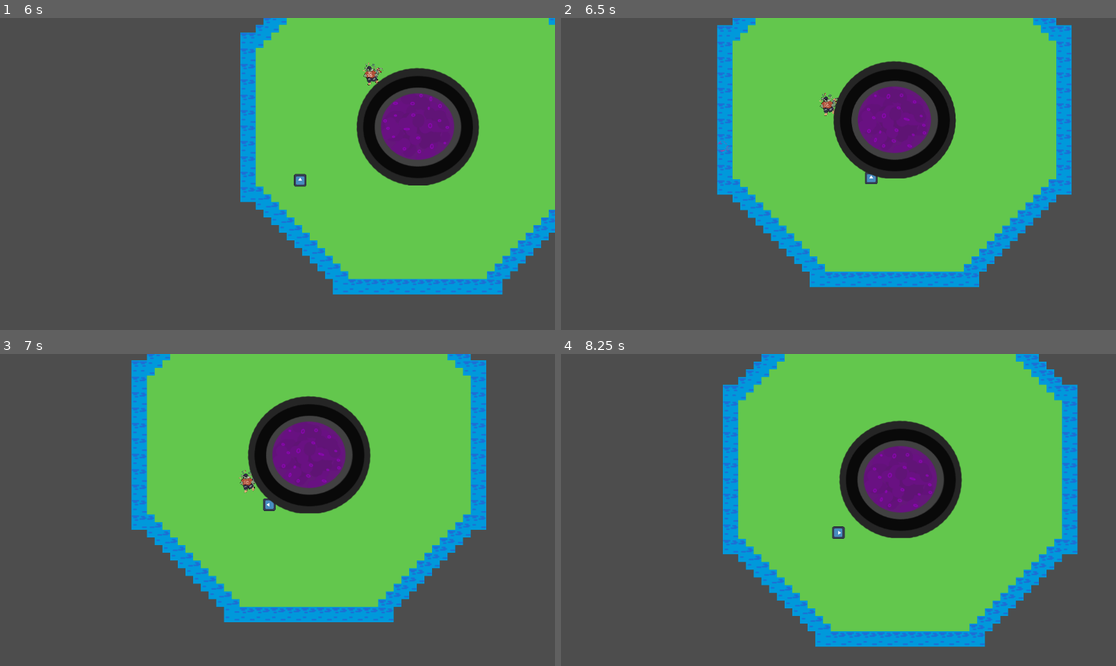
Above: before the commit, frames 1-4 (two rows, left to right).
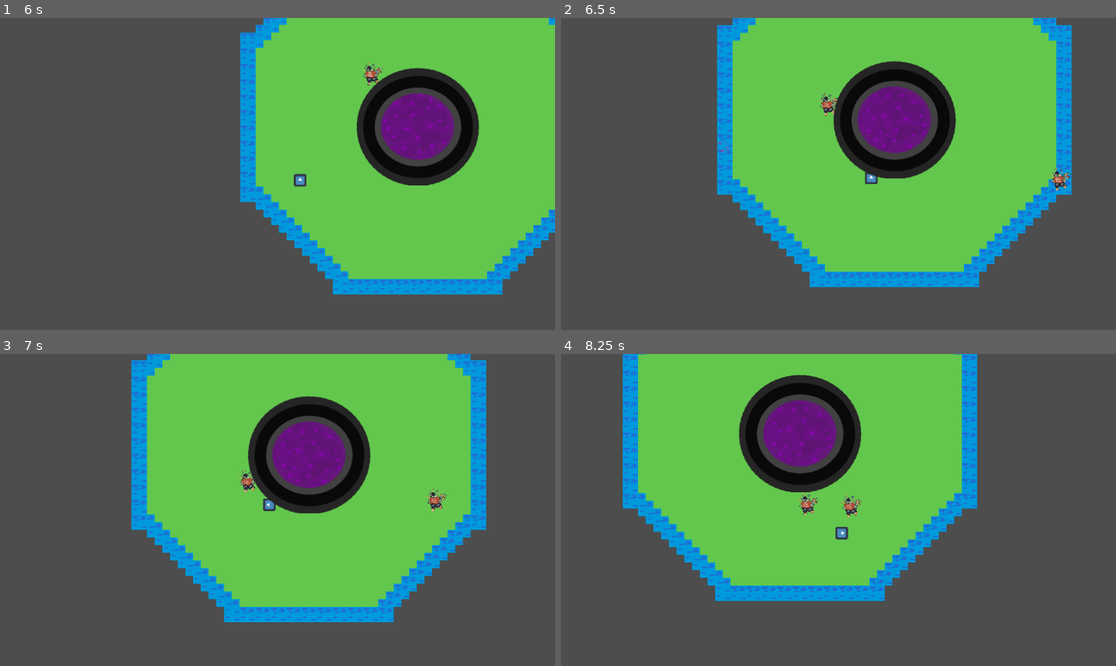
Above: after the commit, the same moments.

Repository: archimbald4488/FGJ2025
Game: Godot game, scene res://scenes/map.tscn
The game is run twice, just before and just after one commit, with the same random seed, the same clock (stepped at 60 frames per second) and the same inputs. The engine's default icon, where the game draws it, is replaced by a stand-in: a white triangle on a blue panel in a dark square.
Inputs:
- Up to frame 1 (6 s): hold D (right) 0.53-1.28 s; tap Space (attack) every 0.75 s from 0.6 to 5.85 s; hold S (down) 1.28-2.03 s; hold D (right) 2.03-2.78 s; hold W (up) 2.78-3.53 s; hold A (left) 3.53-5.03 s; hold S (down) 5.03-5.78 s; hold D (right) from 5.78 s (still down)
- Up to frame 2 (6.5 s): keep holding D (right)
- Up to frame 3 (7 s): release D (right) at 6.53 s; hold W (up) from 6.53 s (still down); tap Space (attack) at 6.6 s
- Up to frame 4 (8.25 s): release W (up) at 7.28 s; hold D (right) 7.28-8.03 s; tap Space (attack) at 7.35, 8.1 s; hold S (down) from 8.03 s (still down)

Frame 1 is identical in both runs. In frame 2, 0.1% of the frame differs, in the area x 88-92%, y 48-56%; in frame 3, 0.1%; in frame 4, 53%, in the area x 11-94%, y 0-94%.
Error before the commit: Invalid access to property or key 'global_position' on a base object of type 'Nil'. (res://scenes/enemies/lisko_enemy.gd:23)

Commit message:
made the enemies killable

Diff:
--- a/scenes/enemies/lisko_enemy.gd
+++ b/scenes/enemies/lisko_enemy.gd
@@ -3,7 +3,7 @@
 var movement_target_position: Vector2 = Vector2(60.0,180.0)
 
 # Health
-@export var health: int
+@export var health: int = 2
 @export var damage: int
 @onready var navigation_agent: NavigationAgent2D = $NavigationAgent2D
 @export var target_to_chase: CharacterBody2D
--- a/scenes/enemies/lisko_enemy.tscn
+++ b/scenes/enemies/lisko_enemy.tscn
@@ -12,7 +12,6 @@
 collision_mask = 10
 motion_mode = 1
 script = ExtResource("1_u6k1c")
-health = 2
 damage = 1
 metadata/_edit_group_ = true
 
--- a/scenes/map.gd
+++ b/scenes/map.gd
@@ -75,5 +75,11 @@
 	var enemy_scene = preload("res://scenes/enemies/lisko_enemy.tscn")
 	var enemy = enemy_scene.instantiate()
 	enemy.position = position
+	enemy.add_to_group("Enemy", true)
+	# Connect the body_entered signal to the _on_attack_body_entered method
+	var collision = enemy.get_node("CollisionShape2D")  # Assuming your collision node is named "CollisionShape2D"
+	collision.connect("body_entered", Callable(player, "_on_attack_body_entered"))
+
+	enemy.target_to_chase = $Player
 	enemy.scale = Vector2(0.1, 0.1)
 	add_child(enemy)
--- a/scenes/map.tscn
+++ b/scenes/map.tscn
@@ -1,11 +1,10 @@
-
-[gd_scene load_steps=9 format=3 uid="uid://hmga23hvrsvb"]
+[gd_scene load_steps=10 format=3 uid="uid://hmga23hvrsvb"]
 
 [ext_resource type="Script" path="res://scenes/map.gd" id="1_1tk0n"]
 [ext_resource type="Texture2D" uid="uid://b5hsebu8w1nbh" path="res://assets/Sunnyside assets/TILESET/SunnysideWorld_Tileset_V0.1.png" id="1_lkicu"]
 [ext_resource type="PackedScene" uid="uid://dq1xnliwhi688" path="res://scenes/player/player.tscn" id="2_2hccj"]
 [ext_resource type="PackedScene" uid="uid://d4lg643btasi1" path="res://scenes/enemies/lisko_enemy.tscn" id="3_uiaia"]
-[ext_resource type="PackedScene" uid="uid://ni0bal3rv040" path="res://scenes/Cauldron.tscn" id="5_22xbv"]
+[ext_resource type="PackedScene" uid="uid://ni0bal3rv040" path="res://scenes/cauldron.tscn" id="5_22xbv"]
 [ext_resource type="Script" path="res://scenes/cauldron.gd" id="6_2idbb"]
 
 [sub_resource type="TileSetAtlasSource" id="TileSetAtlasSource_0sjg1"]
@@ -457,7 +456,6 @@
 position = Vector2(-25, 136)
 scale = Vector2(0.2, 0.2)
 health = 0
-damage = 0
 
 [node name="Camera2D" type="Camera2D" parent="Player"]
 position_smoothing_enabled = true
@@ -465,7 +463,6 @@
 [node name="LiskoEnemy" parent="." node_paths=PackedStringArray("target_to_chase") instance=ExtResource("3_uiaia")]
 position = Vector2(-141, -72)
 scale = Vector2(0.1, 0.1)
-health = 0
 damage = 0
 target_to_chase = NodePath("../Player")
 
--- a/scenes/player/player.gd
+++ b/scenes/player/player.gd
@@ -23,9 +23,10 @@
 
 
 func _on_attack_body_entered(body: Node2D) -> void:
+	print("Body entered:", body)
 	if body.is_in_group("Enemy"):
+		print("Hit enemy:", body)
 		body.health -= damage
-		print(body.health)
 		if body.health <= 0:
 			print("enemy died")
 			body.queue_free()
